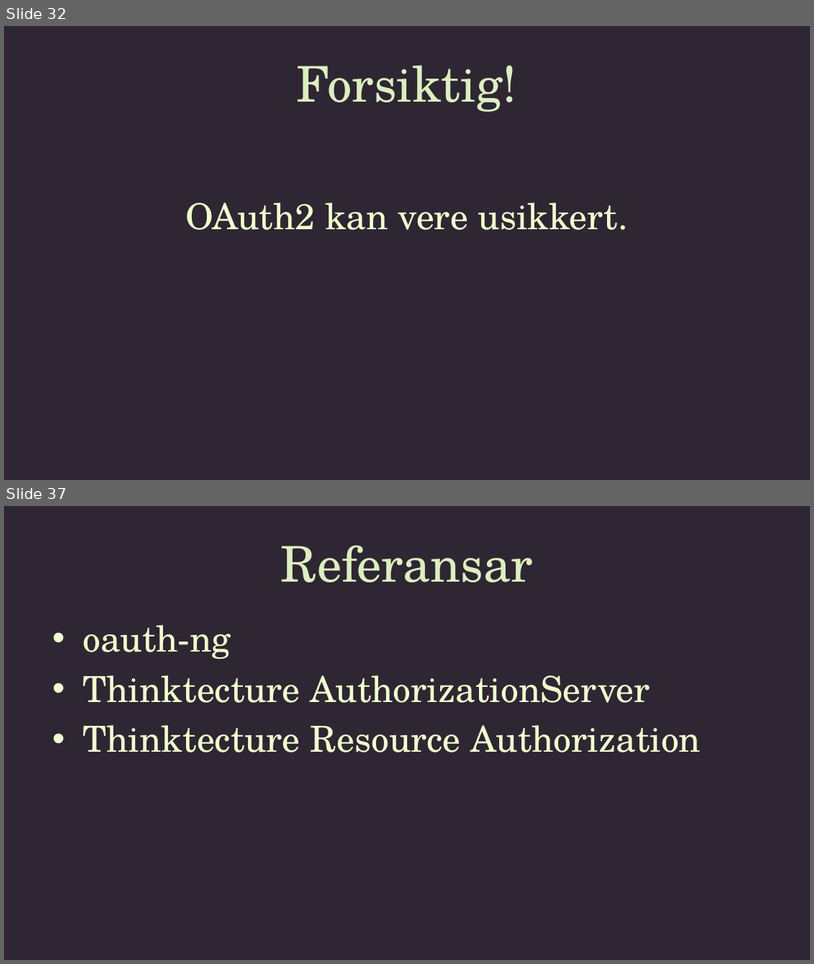
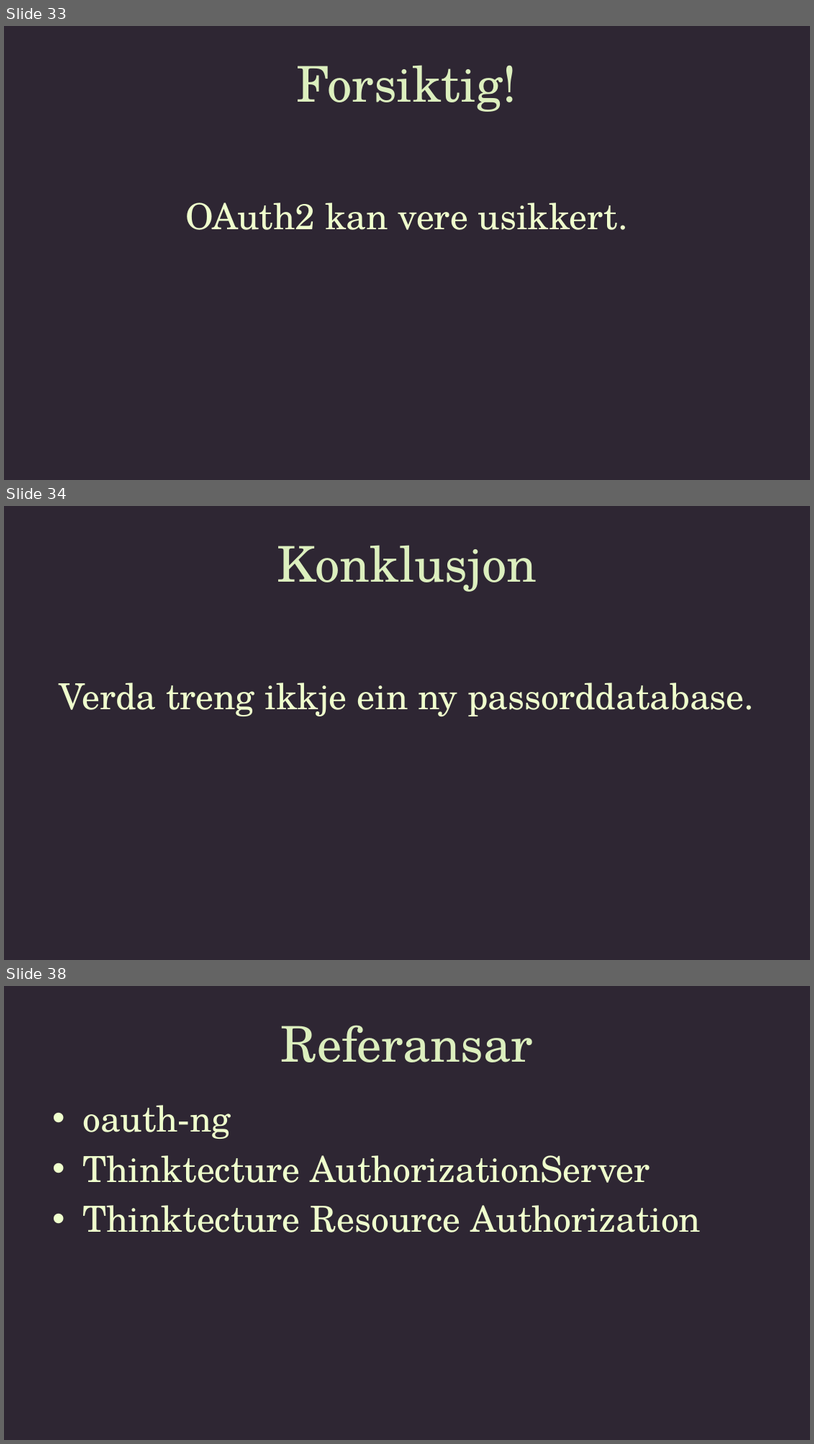
Before and after one commit to torhovland/passord, a slide deck: La andre ta risikoen med å handtere passord.pptx. Shown one above the other, each under a label of ours: slides 32 and 37 before the commit, slides 33, 34 and 38 after it; the slides between them are not shown. The pictures are 814x964 and 814x1444 pixels, drawn with LibreOffice and Linux fonts; fonts in the diff are those of the drawing. Boxes give left, top, right and bottom in pixels: in the first picture for what was removed or moved away, otherwise in the second. Text is boxed around its words. In the diff, an @@ line names an element or a change of style, - is before the commit and + after.

```diff
--- a/La andre ta risikoen med å handtere passord.pptx
+++ b/La andre ta risikoen med å handtere passord.pptx
@@ slide 34 added at box(4, 506, 810, 960), background #2E2633 @@
@@ title added at box(277, 545, 537, 592), 44 pt, text #DCEFBE @@
+Konklusjon
@@ text added at box(59, 682, 754, 717), 32 pt, text #EFFFCD @@
+Verda treng ikkje ein ny passorddatabase.
@@ what was slide 32 is now slide 33 @@
@@ what was slide 37 is now slide 38 @@
```
Also in this commit, not shown: 1 slide changed.
